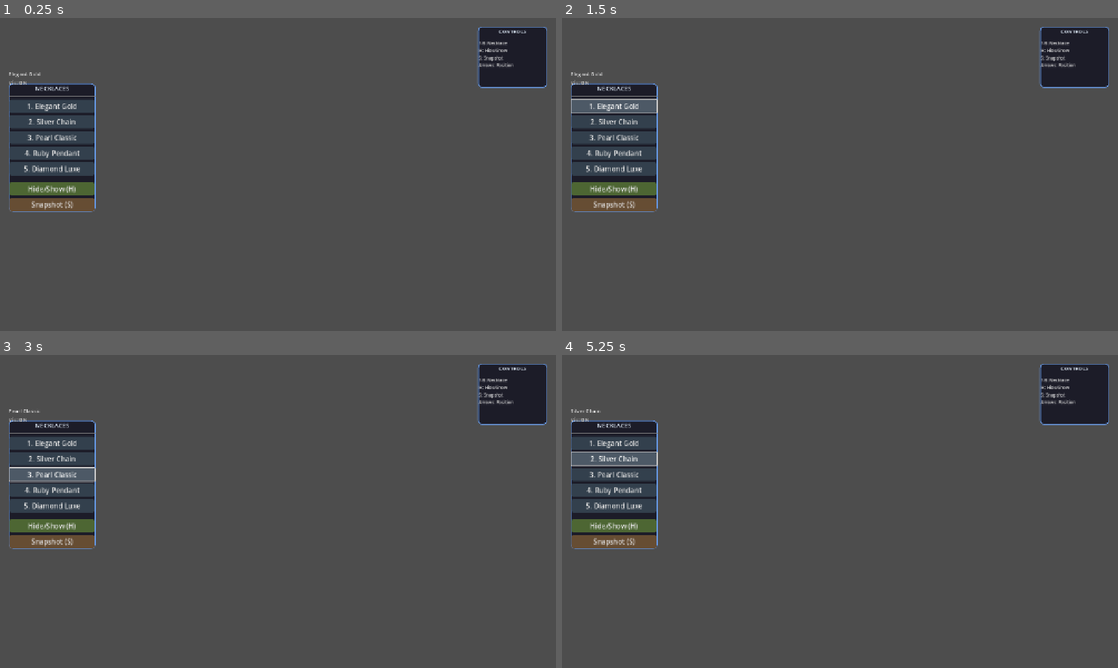
Above: before the commit, frames 1-4 (two rows, left to right).
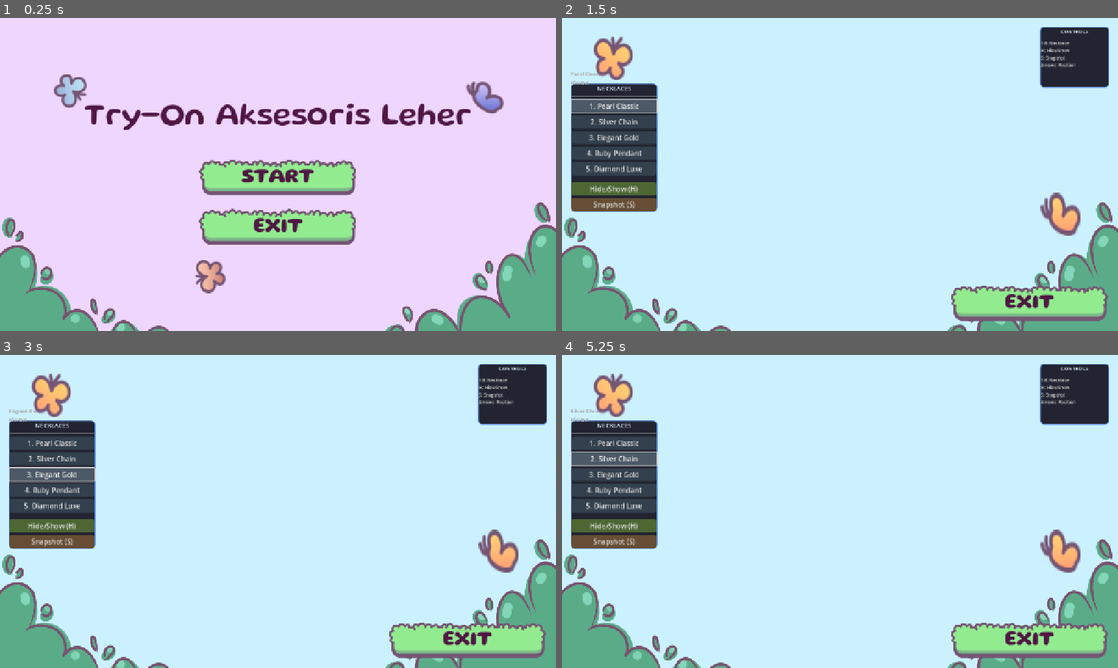
Above: after the commit, the same moments.

Repository: naomierica11/virtual-tryon-necklace
Game: Godot game, scene res://scenes/main_menu.tscn
The game is run twice, just before and just after one commit, with the same random seed, the same clock (stepped at 60 frames per second) and the same inputs. Before the commit the project starts from res://scenes/Main.tscn.
Inputs (mouse positions are in pixels of both pictures, inside the frame that each line leads up to):
- Up to frame 1 (0.25 s): no input
- Up to frame 2 (1.5 s): click (840, 177) at 0.5 s, where only the run after the commit has a clickable "START"; click (612, 105) at 1.25 s, where only the run after the commit has a clickable "1. Pearl Classic"
- Up to frame 3 (3 s): click (50, 442) at 2 s, where only the run after the commit has a clickable "1. Pearl Classic"; click (50, 473) at 2.75 s, where only the run before the commit has a clickable "3. Pearl Classic"
- Up to frame 4 (5.25 s): click (612, 473) at 3.5 s, where only the run before the commit has a clickable "3. Pearl Classic"; click (612, 442) at 4.25 s, where only the run before the commit has a clickable "1. Elegant Gold"; click "2. Silver Chain" at 5 s

The runs differ from the first frame. In frame 1, 100% of the frame differs, in the area x 0-100%, y 0-100%; in frame 2, 91%; in frame 3, 91%; in frame 4, 91%.

Commit message:
ui dipercantiks

Diff:
--- a/godot/project.godot
+++ b/godot/project.godot
@@ -11,7 +11,7 @@
 [application]
 
 config/name="VTO-Necklace"
-run/main_scene="res://scenes/Main.tscn"
+run/main_scene="uid://y4fkj0nfmqs1"
 config/features=PackedStringArray("4.5")
 
 [display]
--- a/godot/scenes/Main.tscn
+++ b/godot/scenes/Main.tscn
@@ -1,11 +1,35 @@
-[gd_scene load_steps=5 format=3 uid="uid://bdu0tseaseokl"]
+[gd_scene load_steps=13 format=3 uid="uid://bdu0tseaseokl"]
 
 [ext_resource type="Script" uid="uid://c63fyuma4urdd" path="res://scripts/VideoClient.gd" id="1_rvslj"]
+[ext_resource type="Texture2D" uid="uid://byu4frq44yv4w" path="res://assets/ui/Assets/Backgound/Background_Blue.png" id="1_vcsgt"]
 [ext_resource type="Script" uid="uid://b62dmrbgtam1u" path="res://scripts/AccessoryController.gd" id="2_0bbpv"]
 [ext_resource type="Texture2D" uid="uid://by3aimwoeae5f" path="res://assets/necklaces/n1.png" id="3_0bbpv"]
 [ext_resource type="Script" uid="uid://bpb4xf0j7n8xs" path="res://scripts/UIController.gd" id="4_vcsgt"]
+[ext_resource type="Texture2D" uid="uid://cealhr3k546hw" path="res://assets/ui/Assets/Butterfly/Butterfly-1.png" id="6_nxtc6"]
+[ext_resource type="Texture2D" uid="uid://b8kaieamsx46a" path="res://assets/ui/Assets/Butterfly/Butterfly-7.png" id="7_jlsqs"]
+[ext_resource type="Texture2D" uid="uid://bi3ljtt7iod76" path="res://assets/ui/Assets/Bar/Big-bar.png" id="8_lhr70"]
+[ext_resource type="Texture2D" uid="uid://chh0pou08urki" path="res://assets/ui/Assets/Bar/Press-big-bar.png" id="9_wp0k4"]
+[ext_resource type="FontFile" uid="uid://5nvw7f83qamp" path="res://assets/ui/Font_Gluten/static/Gluten-Bold.ttf" id="10_bjd11"]
+[ext_resource type="Script" uid="uid://c7q7a520noy5w" path="res://scripts/exit.gd" id="10_wp0k4"]
+
+[sub_resource type="LabelSettings" id="LabelSettings_qmy6f"]
+font = ExtResource("10_bjd11")
+font_size = 48
+font_color = Color(0.30980393, 0.09019608, 0.2627451, 1)
 
 [node name="Root" type="Node2D"]
+
+[node name="TextureRect" type="TextureRect" parent="."]
+anchors_preset = 15
+anchor_right = 1.0
+anchor_bottom = 1.0
+offset_right = 1280.0
+offset_bottom = 720.0
+grow_horizontal = 2
+grow_vertical = 2
+texture = ExtResource("1_vcsgt")
+expand_mode = 1
+stretch_mode = 5
 
 [node name="VideoClient" type="Node" parent="."]
 script = ExtResource("1_rvslj")
@@ -30,3 +54,52 @@
 layout_mode = 3
 anchors_preset = 0
 script = ExtResource("4_vcsgt")
+
+[node name="TextureRect2" type="TextureRect" parent="."]
+z_index = 999
+offset_left = 72.0
+offset_top = 44.0
+offset_right = 164.0
+offset_bottom = 143.0
+texture = ExtResource("6_nxtc6")
+
+[node name="TextureRect3" type="TextureRect" parent="."]
+z_index = 999
+offset_left = 1102.0
+offset_top = 402.0
+offset_right = 1194.0
+offset_bottom = 501.0
+texture = ExtResource("7_jlsqs")
+
+[node name="exit" type="TextureButton" parent="."]
+z_index = 999
+offset_left = 895.0
+offset_top = 615.0
+offset_right = 1256.0
+offset_bottom = 697.0
+size_flags_horizontal = 4
+size_flags_vertical = 4
+texture_normal = ExtResource("8_lhr70")
+texture_hover = ExtResource("9_wp0k4")
+stretch_mode = 5
+script = ExtResource("10_wp0k4")
+
+[node name="Label3" type="Label" parent="exit"]
+layout_mode = 1
+anchors_preset = 8
+anchor_left = 0.5
+anchor_top = 0.5
+anchor_right = 0.5
+anchor_bottom = 0.5
+offset_left = -90.0
+offset_top = -21.5
+offset_right = 90.0
+offset_bottom = 21.5
+grow_horizontal = 2
+grow_vertical = 2
+text = "EXIT"
+label_settings = SubResource("LabelSettings_qmy6f")
+horizontal_alignment = 1
+vertical_alignment = 1
+
+[connection signal="pressed" from="exit" to="exit" method="_on_exit_pressed"]
--- /dev/null
+++ b/godot/scenes/main_menu.tscn
@@ -0,0 +1,150 @@
+[gd_scene load_steps=12 format=3 uid="uid://y4fkj0nfmqs1"]
+
+[ext_resource type="Script" uid="uid://dyhi1in5ywy2h" path="res://scripts/main_menu.gd" id="1_jk1qb"]
+[ext_resource type="Texture2D" uid="uid://ujw6ql7qys5l" path="res://assets/ui/Assets/Backgound/Background_pink.png" id="1_tbmy8"]
+[ext_resource type="FontFile" uid="uid://2kww0blygrm4" path="res://assets/ui/Font_Gluten/static/Gluten-Medium.ttf" id="2_jk1qb"]
+[ext_resource type="Texture2D" uid="uid://bi3ljtt7iod76" path="res://assets/ui/Assets/Bar/Big-bar.png" id="3_5dd4i"]
+[ext_resource type="Texture2D" uid="uid://chh0pou08urki" path="res://assets/ui/Assets/Bar/Press-big-bar.png" id="4_lgwnu"]
+[ext_resource type="FontFile" uid="uid://5nvw7f83qamp" path="res://assets/ui/Font_Gluten/static/Gluten-Bold.ttf" id="5_flqon"]
+[ext_resource type="Texture2D" uid="uid://cdas73drba0k8" path="res://assets/ui/Assets/Butterfly/Butterfly-4.png" id="6_rcqid"]
+[ext_resource type="Texture2D" uid="uid://3lnlx60k5dx0" path="res://assets/ui/Assets/Butterfly/Butterfly-6.png" id="7_1ajci"]
+[ext_resource type="Texture2D" uid="uid://cwufipjnpe2jx" path="res://assets/ui/Assets/Butterfly/Butterfly-8.png" id="8_7b55j"]
+
+[sub_resource type="LabelSettings" id="LabelSettings_5pajh"]
+font = ExtResource("2_jk1qb")
+font_size = 72
+font_color = Color(0.30980393, 0.09019608, 0.2627451, 1)
+
+[sub_resource type="LabelSettings" id="LabelSettings_j7ex8"]
+font = ExtResource("5_flqon")
+font_size = 48
+font_color = Color(0.30980393, 0.09019608, 0.2627451, 1)
+
+[node name="Control" type="Control"]
+layout_mode = 3
+anchors_preset = 15
+anchor_right = 1.0
+anchor_bottom = 1.0
+grow_horizontal = 2
+grow_vertical = 2
+script = ExtResource("1_jk1qb")
+
+[node name="TextureRect" type="TextureRect" parent="."]
+layout_mode = 0
+offset_right = 1280.0
+offset_bottom = 720.0
+texture = ExtResource("1_tbmy8")
+expand_mode = 1
+stretch_mode = 5
+
+[node name="MarginContainer" type="MarginContainer" parent="."]
+layout_mode = 1
+anchors_preset = 15
+anchor_right = 1.0
+anchor_bottom = 1.0
+grow_horizontal = 2
+grow_vertical = 2
+
+[node name="VBoxContainer" type="VBoxContainer" parent="MarginContainer"]
+layout_mode = 2
+size_flags_horizontal = 4
+size_flags_vertical = 4
+theme_override_constants/separation = 64
+alignment = 1
+
+[node name="Label" type="Label" parent="MarginContainer/VBoxContainer"]
+layout_mode = 2
+text = "Try-On Aksesoris Leher"
+label_settings = SubResource("LabelSettings_5pajh")
+horizontal_alignment = 1
+vertical_alignment = 1
+
+[node name="VBoxContainer" type="VBoxContainer" parent="MarginContainer/VBoxContainer"]
+layout_mode = 2
+theme_override_constants/separation = 32
+alignment = 1
+
+[node name="start" type="TextureButton" parent="MarginContainer/VBoxContainer/VBoxContainer"]
+layout_mode = 2
+size_flags_horizontal = 4
+size_flags_vertical = 4
+texture_normal = ExtResource("3_5dd4i")
+texture_hover = ExtResource("4_lgwnu")
+stretch_mode = 5
+
+[node name="Label" type="Label" parent="MarginContainer/VBoxContainer/VBoxContainer/start"]
+layout_mode = 1
+anchors_preset = 8
+anchor_left = 0.5
+anchor_top = 0.5
+anchor_right = 0.5
+anchor_bottom = 0.5
+offset_left = -20.0
+offset_top = -11.5
+offset_right = 20.0
+offset_bottom = 11.5
+grow_horizontal = 2
+grow_vertical = 2
+text = "START"
+label_settings = SubResource("LabelSettings_j7ex8")
+horizontal_alignment = 1
+vertical_alignment = 1
+
+[node name="exit" type="TextureButton" parent="MarginContainer/VBoxContainer/VBoxContainer"]
+layout_mode = 2
+size_flags_horizontal = 4
+size_flags_vertical = 4
+texture_normal = ExtResource("3_5dd4i")
+texture_hover = ExtResource("4_lgwnu")
+stretch_mode = 5
+
+[node name="Label3" type="Label" parent="MarginContainer/VBoxContainer/VBoxContainer/exit"]
+layout_mode = 1
+anchors_preset = 8
+anchor_left = 0.5
+anchor_top = 0.5
+anchor_right = 0.5
+anchor_bottom = 0.5
+offset_left = -90.0
+offset_top = -21.5
+offset_right = 90.0
+offset_bottom = 21.5
+grow_horizontal = 2
+grow_vertical = 2
+text = "EXIT"
+label_settings = SubResource("LabelSettings_j7ex8")
+horizontal_alignment = 1
+vertical_alignment = 1
+
+[node name="TextureRect2" type="TextureRect" parent="."]
+layout_mode = 0
+offset_left = 84.0
+offset_top = 129.0
+offset_right = 239.0
+offset_bottom = 206.0
+texture = ExtResource("6_rcqid")
+expand_mode = 1
+stretch_mode = 5
+
+[node name="TextureRect3" type="TextureRect" parent="."]
+layout_mode = 0
+offset_left = 407.0
+offset_top = 555.0
+offset_right = 562.0
+offset_bottom = 632.0
+texture = ExtResource("7_1ajci")
+expand_mode = 1
+stretch_mode = 5
+
+[node name="TextureRect4" type="TextureRect" parent="."]
+layout_mode = 0
+offset_left = 1039.0
+offset_top = 145.0
+offset_right = 1194.0
+offset_bottom = 222.0
+texture = ExtResource("8_7b55j")
+expand_mode = 1
+stretch_mode = 5
+
+[connection signal="pressed" from="MarginContainer/VBoxContainer/VBoxContainer/start" to="." method="_on_start_pressed"]
+[connection signal="pressed" from="MarginContainer/VBoxContainer/VBoxContainer/exit" to="." method="_on_exit_pressed"]
--- a/godot/scripts/UIController.gd
+++ b/godot/scripts/UIController.gd
@@ -1,7 +1,7 @@
 extends Control
 
 # Necklace info
-var necklace_names = ["Elegant Gold", "Silver Chain", "Pearl Classic", "Ruby Pendant", "Diamond Luxe"]
+var necklace_names = ["Pearl Classic", "Silver Chain", "Elegant Gold", "Ruby Pendant", "Diamond Luxe"]
 var current_idx = 0
 
 # UI References
--- a/godot/scripts/VideoClient.gd
+++ b/godot/scripts/VideoClient.gd
@@ -221,3 +221,7 @@
 	if udp:
 		udp.close()
 	print("\nUDP client closed")
+
+
+func _on_exit_pressed() -> void:
+	pass # Replace with function body.
--- /dev/null
+++ b/godot/scripts/exit.gd
@@ -0,0 +1,5 @@
+extends TextureButton
+
+func _on_exit_pressed():
+	print("❌ Exit button pressed - Quitting game...")
+	get_tree().quit()
--- /dev/null
+++ b/godot/scripts/main_menu.gd
@@ -0,0 +1,13 @@
+extends Control
+
+func _ready():
+	print("🎮 Main Menu Ready")
+
+# These will be called when buttons are pressed (connected in editor)
+func _on_start_pressed():
+	print("🚀 Start button pressed - Loading main game...")
+	get_tree().change_scene_to_file("res://scenes/Main.tscn")
+
+func _on_exit_pressed():
+	print("❌ Exit button pressed - Quitting game...")
+	get_tree().quit()
Binary file added: godot/assets/ui/Assets/Backgound/Background_Blue.png
Binary file added: godot/assets/ui/Assets/Backgound/Background_Green.png
Binary file added: godot/assets/ui/Assets/Backgound/Background_Yellow.png
Binary file added: godot/assets/ui/Assets/Backgound/Background_pink.png
Binary file added: godot/assets/ui/Assets/Bar/Big-bar.png
Binary file added: godot/assets/ui/Assets/Bar/Clear-Button.png
Binary file added: godot/assets/ui/Assets/Bar/Clear-Press-button.png
Binary file added: godot/assets/ui/Assets/Bar/Grass-1.png
Binary file added: godot/assets/ui/Assets/Bar/Grass-2.png
Binary file added: godot/assets/ui/Assets/Bar/Grass-3.png
Binary file added: godot/assets/ui/Assets/Bar/Grass-4.png
Binary file added: godot/assets/ui/Assets/Bar/Grass-button.png
(and 279 more such lines)
